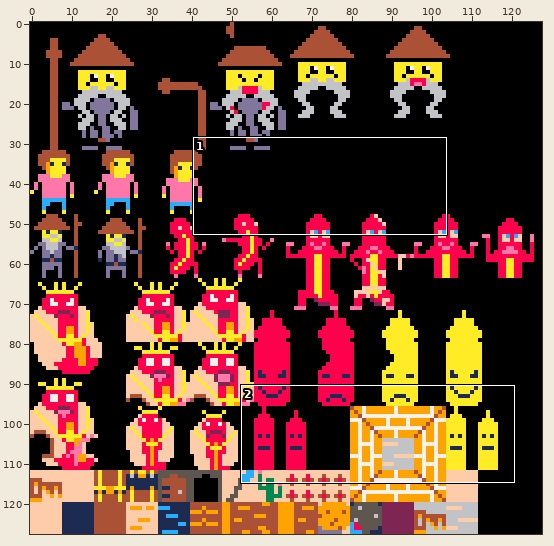
One commit to this sprite sheet: patel_sprite.png. Above: a wide view before the commit, with the close-up outlined.
Close-up. Before:
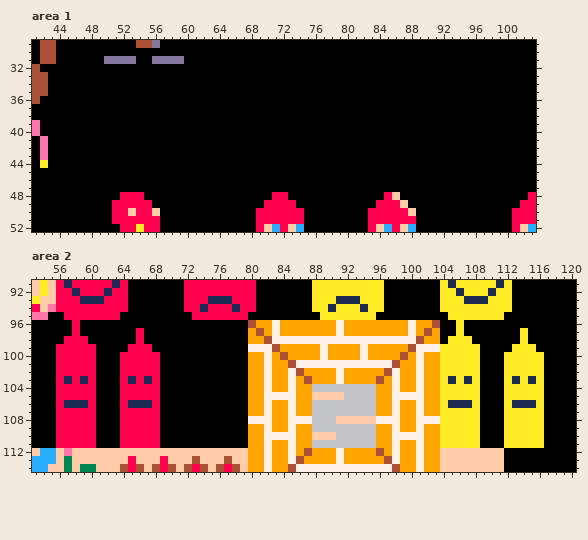
The file is 128x128 pixels. Shown: area 1: x 41..103, y 29..52; area 2: x 53..120, y 91..114.
New version:
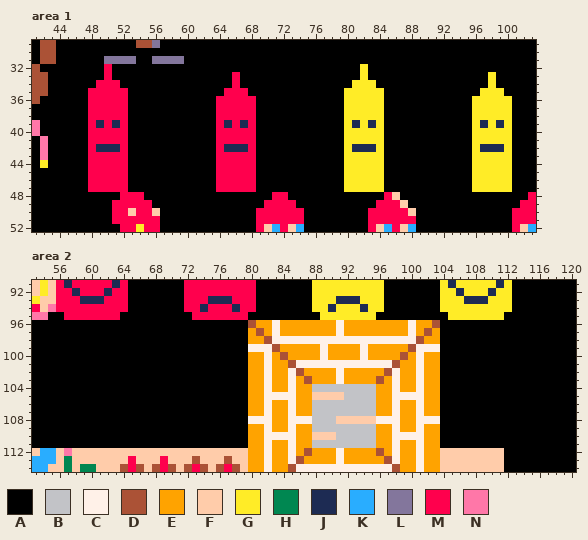
Palette (. is transparent): A #000000  B #c2c3c7  C #fff1e8  D #ab5236  E #ffa300  F #ffccaa  G #ffec27  H #008751  J #1d2b53  K #29adff  L #83769c  M #ff004d  N #ff77a8
Message: modification fiche de sprite
Diff:
Changed rows in their new state; - is an unchanged pixel.
Area 1:
first column x 48:
32 --M-------------------------------G------------------
33 --M---------------M---------------G---------------G--
34 -MMM--------------M--------------GGG--------------G--
35 MMMMM------------MMM------------GGGGG------------GGG-
36 MMMMM-----------MMMMM-----------GGGGG-----------GGGGG
37 MMMMM-----------MMMMM-----------GGGGG-----------GGGGG
38 MMMMM-----------MMMMM-----------GGGGG-----------GGGGG
39 MJMJM-----------MJMJM-----------GJGJG-----------GJGJG
40 MMMMM-----------MMMMM-----------GGGGG-----------GGGGG
41 MMMMM-----------MMMMM-----------GGGGG-----------GGGGG
42 MJJJM-----------MJJJM-----------GJJJG-----------GJJJG
43 MMMMM-----------MMMMM-----------GGGGG-----------GGGGG
44 MMMMM-----------MMMMM-----------GGGGG-----------GGGGG
45 MMMMM-----------MMMMM-----------GGGGG-----------GGGGG
46 MMMMM-----------MMMMM-----------GGGGG-----------GGGGG
47 MMMMM-----------MMMMM-----------GGGGG-----------GGGGG
Area 2:
first column x 56:
 96 --A-----------------------------------------------A----------
 97 --A-------A---------------------------------------A-------A--
 98 -AAA------A--------------------------------------AAA------A--
 99 AAAAA----AAA------------------------------------AAAAA----AAA-
100 AAAAA---AAAAA-----------------------------------AAAAA---AAAAA
101 AAAAA---AAAAA-----------------------------------AAAAA---AAAAA
102 AAAAA---AAAAA-----------------------------------AAAAA---AAAAA
103 AAAAA---AAAAA-----------------------------------AAAAA---AAAAA
104 AAAAA---AAAAA-----------------------------------AAAAA---AAAAA
105 AAAAA---AAAAA-----------------------------------AAAAA---AAAAA
106 AAAAA---AAAAA-----------------------------------AAAAA---AAAAA
107 AAAAA---AAAAA-----------------------------------AAAAA---AAAAA
108 AAAAA---AAAAA-----------------------------------AAAAA---AAAAA
109 AAAAA---AAAAA-----------------------------------AAAAA---AAAAA
110 AAAAA---AAAAA-----------------------------------AAAAA---AAAAA
111 AAAAA---AAAAA-----------------------------------AAAAA---AAAAA
Changed places in both close-ups, as pixel boxes (x1, y1, x2, y2):
changed: (88, 64, 128, 192)
changed: (344, 64, 384, 192)
changed: (216, 72, 256, 192)
changed: (472, 72, 512, 192)
changed: (56, 320, 160, 448)
changed: (440, 320, 544, 448)
